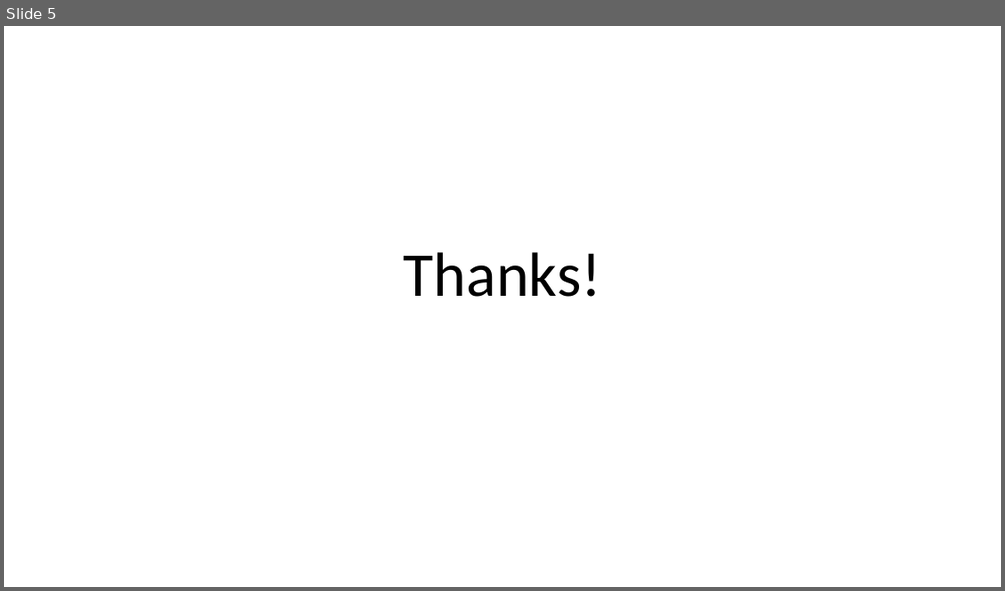
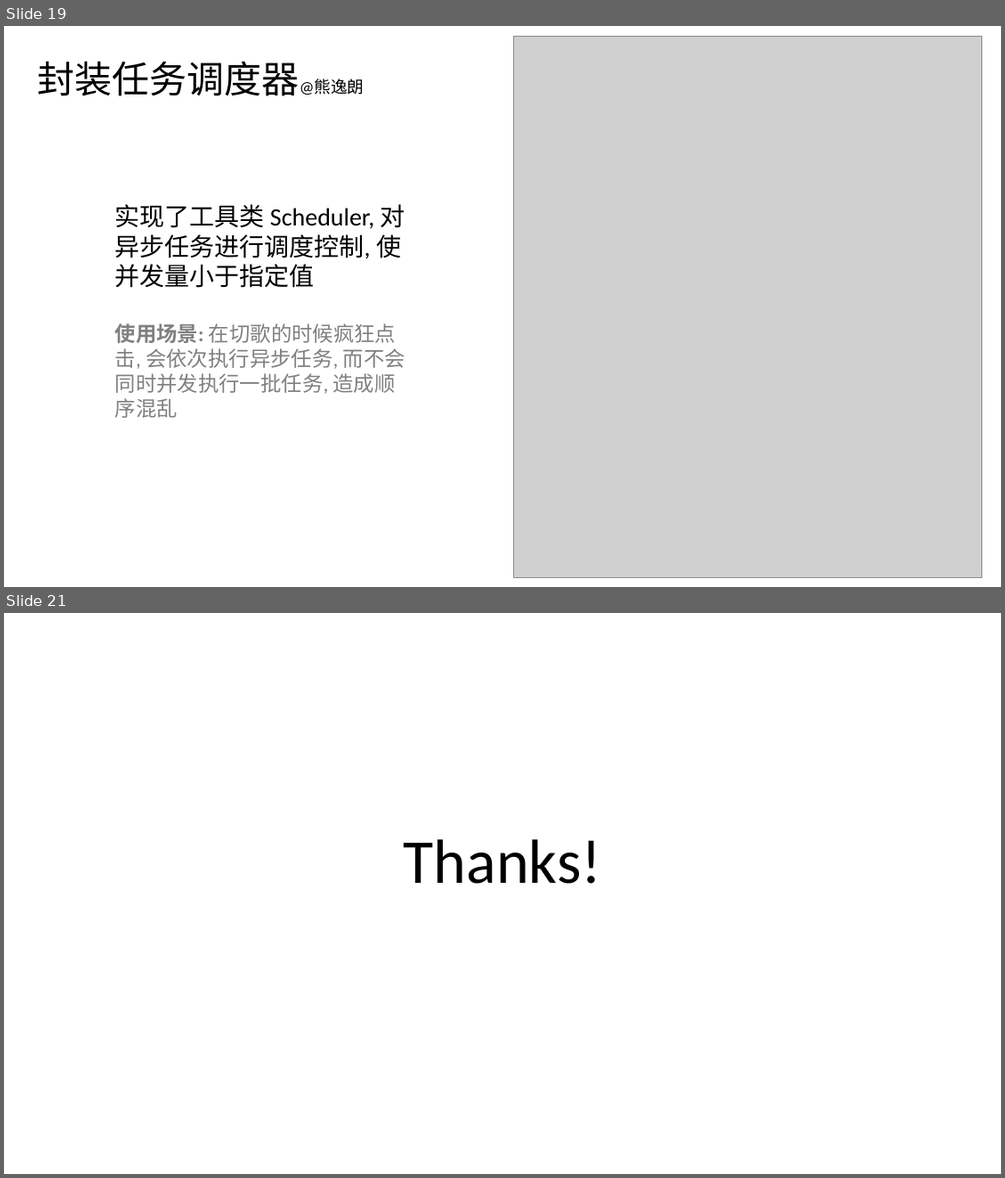
Before and after one commit to xiong35/netease-web, a slide deck: docs/项目介绍.pptx. Shown one above the other, each under a label of ours: slide 5 before the commit, slides 19 and 21 after it; the slides between them are not shown. The pictures are 1005x591 and 1005x1178 pixels, drawn with LibreOffice and Linux fonts; fonts in the diff are those of the drawing; grey boxes stand for pictures. Boxes give left, top, right and bottom in pixels: in the first picture for what was removed or moved away, otherwise in the second. Text is boxed around its words. In the diff, an @@ line names an element or a change of style, - is before the commit and + after.

```diff
--- a/docs/项目介绍.pptx
+++ b/docs/项目介绍.pptx
@@ slide 19 added at (4, 26, 1001, 587), background #FFFFFF @@
@@ picture added at (514, 36, 982, 577) @@
@@ title added at (38, 61, 364, 96), 36 pt, text #000000 @@
+封装任务调度器@熊逸朗
@@ text added at (115, 204, 405, 418), 20 pt, text #808080 @@
+实现了工具类 Scheduler, 对异步任务进行调度控制, 使并发量小于指定值
+使用场景: 在切歌的时候疯狂点击, 会依次执行异步任务, 而不会同时并发执行一批任务, 造成顺序混乱
@@ what was slide 5 is now slide 21 @@
```
Also in this commit, not shown: 3 slides changed, 16 other slides added, 1 slide removed, 3 other files.
